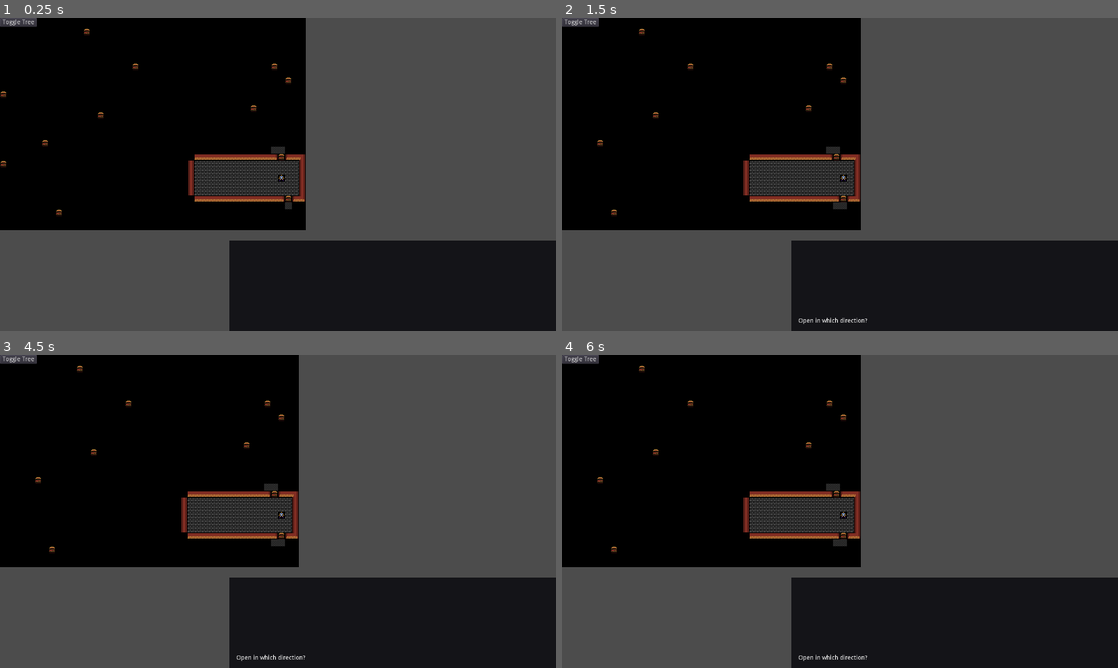
Above: before the commit, frames 1-4 (two rows, left to right).
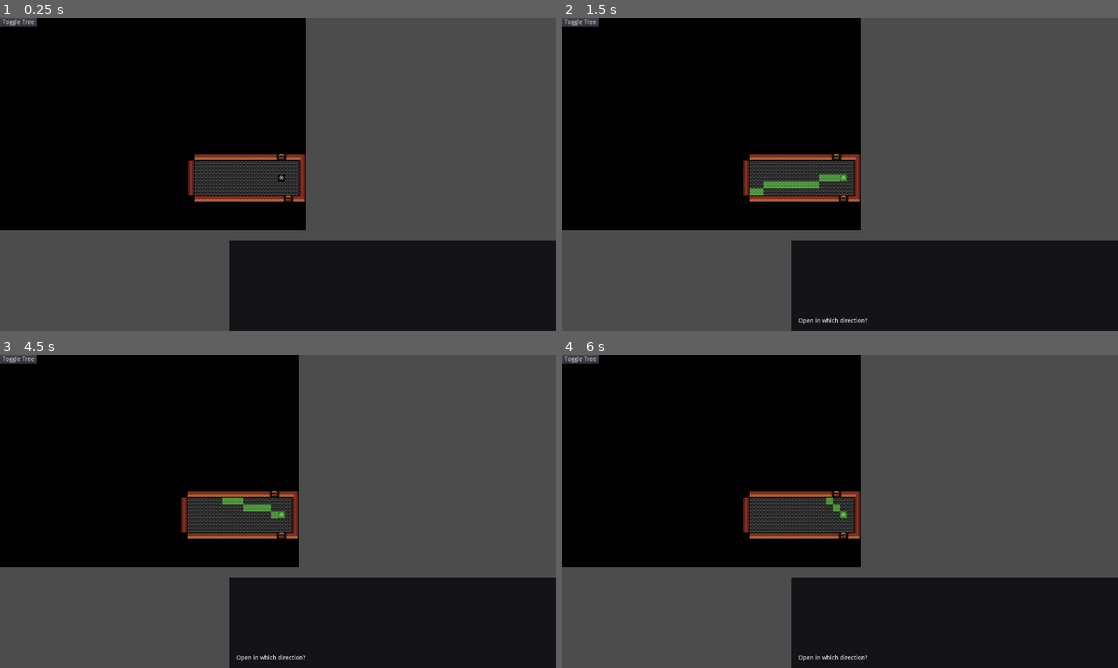
Above: after the commit, the same moments.

Repository: AveryBadstream/LoveableDungeon
Game: Godot game, scene res://Game.tscn
Two runs of this game, one before a commit and one after it. Both use one fixed random seed, a clock stepped at 60 frames per second and the inputs below.
Inputs (mouse positions are in pixels of both pictures, inside the frame that each line leads up to):
- Up to frame 1 (0.25 s): no input
- Up to frame 2 (1.5 s): tap Enter at 0.5 s; move the mouse to (962, 158) at 0.52 s; hold Right (move_right) 0.53-1.28 s; tap C (close) at 0.6 s; click (962, 158) at 0.67 s; tap Space at 1.25 s; move the mouse to (728, 190) at 1.27 s; hold Down (move_down) from 1.28 s (still down); tap O (open) at 1.35 s; click (728, 190) at 1.42 s
- Up to frame 3 (4.5 s): tap Enter at 2, 3.5 s; move the mouse to (333, 442) at 2.02 s; release Down (move_down) at 2.03 s; hold Right (move_right) 2.03-2.78 s; tap C (close) at 2.1, 3.6 s; click (333, 442) at 2.17 s; tap Space at 2.75, 4.25 s; move the mouse to (250, 574) at 2.77 s; hold Up (move_up) 2.78-3.53 s; tap O (open) at 2.85, 4.35 s; click (250, 574) at 2.92 s; move the mouse to (444, 558) at 3.52 s; hold Left (move_left) from 3.53 s (still down); click (444, 558) at 3.67 s; move the mouse to (111, 464) at 4.27 s; click (111, 464) at 4.42 s
- Up to frame 4 (6 s): move the mouse to (867, 511) at 5.02 s; release Left (move_left) at 5.03 s; hold Down (move_down) 5.03-5.78 s; tap C (close) at 5.1 s; click (867, 511) at 5.17 s; move the mouse to (756, 433) at 5.77 s; hold Right (move_right) from 5.78 s (still down); tap O (open) at 5.85 s; click (756, 433) at 5.92 s

The runs differ from the first frame. In frame 1, 0.2% of the frame differs, in the area x 0-53%, y 3-64%; in frame 2, 0.6%, in the area x 6-52%, y 3-64%; in frame 3, 0.4%; in frame 4, 0.3%.

Commit message:
More work on shadowcasting

Diff:
--- a/Game.gd
+++ b/Game.gd
@@ -6,8 +6,12 @@
 onready var DebugSeed = $DebugGui/Hider/Seed
 onready var Player = $GameWorld/LevelActors/Player
 onready var GameWorld = $GameWorld
+onready var TileHighlight = $GameWorld/TileHighlight
+onready var LineHighlight = $GameUI/LineHighlight
 export var random_seed: int
 export var use_seed: bool = false
+
+var highlight_lines = []
 
 var rng := RandomNumberGenerator.new()
 # Called when the node enters the scene tree for the first time.
@@ -23,6 +27,25 @@
 # Called every frame. 'delta' is the elapsed time since the previous frame.
 #func _process(delta):
 #	pass
+
+func _input(event):
+	if event is InputEventMouseButton:
+		if event.button_index == BUTTON_LEFT and event.pressed:
+			var tilepos = GameWorld.TMap.world_to_map(get_global_mouse_position())
+			if WRLD.world_dimensions and (
+					tilepos.x  < 0 or tilepos.x > WRLD.world_dimensions.x
+					or tilepos.y < 0 or tilepos.y > WRLD.world_dimensions.y):
+						return
+			var highlight = highlight_lines.pop_back()
+			while highlight:
+				LineHighlight.remove_child(highlight)
+				highlight.queue_free()
+				highlight = highlight_lines.pop_back()
+			for pos in TIL.get_bres_line(Player.game_position, tilepos, GameWorld.fov_block_map):
+				var new_tile = TileHighlight.duplicate()
+				new_tile.rect_position = pos * 16
+				LineHighlight.add_child(new_tile)
+				highlight_lines.append(new_tile)
 
 
 func _on_world_ready():
--- a/Game.tscn
+++ b/Game.tscn
@@ -198,14 +198,14 @@
 script = ExtResource( 13 )
 tile_type_map = [ 1, 2, 0, 3 ]
 
-[node name="LevelObjects" type="Node" parent="GameWorld"]
+[node name="LevelObjects" type="Node2D" parent="GameWorld"]
 
 [node name="PushableThing" parent="GameWorld/LevelObjects" instance=ExtResource( 12 )]
-position = Vector2( 144, 112 )
+position = Vector2( 176, 112 )
 z_as_relative = false
 centered = false
 
-[node name="LevelActors" type="Node" parent="GameWorld"]
+[node name="LevelActors" type="Node2D" parent="GameWorld"]
 
 [node name="Player" type="Sprite" parent="GameWorld/LevelActors"]
 texture = ExtResource( 4 )
@@ -258,6 +258,14 @@
 "_edit_use_anchors_": false
 }
 
+[node name="TileHighlight" type="ColorRect" parent="GameWorld"]
+margin_right = 16.0
+margin_bottom = 16.0
+color = Color( 0.427451, 1, 0.290196, 0.490196 )
+__meta__ = {
+"_edit_use_anchors_": false
+}
+
 [node name="CanvasLayer" type="CanvasLayer" parent="."]
 
 [node name="ColorRect" type="ColorRect" parent="CanvasLayer"]
@@ -315,6 +323,10 @@
 margin_right = 726.0
 margin_bottom = 176.0
 
+[node name="GameUI" type="Node2D" parent="."]
+
+[node name="LineHighlight" type="Node2D" parent="GameUI"]
+
 [connection signal="action_complete" from="GameWorld" to="." method="_on_action_complete"]
 [connection signal="action_failed" from="GameWorld" to="." method="_on_action_failed"]
 [connection signal="action_impossible" from="GameWorld" to="." method="_on_action_impossible"]
--- a/GameObject.gd
+++ b/GameObject.gd
@@ -2,13 +2,17 @@
 
 class_name GameObject
 
-signal  actor_did_action(actor, object, action_type, success)
+signal actor_did_action(actor, object, action_type, success)
 
 export(ACT.Type) var default_action := ACT.Type.Move
 export var display_name := "ERROR"
 export var is_walkable := false
 export var is_flyable := false
 export var is_phaseable := false
+export(bool) var blocks_vision setget set_blocks_vision, get_blocks_vision
+export var mimics_tile := false
+
+var _blocks_vision = false
 export(Array, ACT.Type) var supported_actions
 # Declare member variables here. Examples:
 # var a = 2
@@ -32,10 +36,20 @@
 	pass # Replace with function body.
 
 func set_game_position(new_position: Vector2):
+	var old_position = get_game_position()
 	self.position = new_position * 16
-
+	if self.blocks_vision:
+		EVNT.emit_signal("update_object_vision_block", self, old_position, get_game_position(), true)
 func get_game_position() -> Vector2:
 	return self.position / 16
+
+func set_blocks_vision(should_block):
+	if _blocks_vision != should_block:
+		EVNT.emit_signal("update_object_vision_block", self, null, self.get_game_position(), should_block)
+		_blocks_vision = should_block
+
+func get_blocks_vision():
+	return _blocks_vision
 
 func check_adjacent(object):
 	return (self.game_position - object.game_position).length() == 1
--- a/GameWorld.gd
+++ b/GameWorld.gd
@@ -15,9 +15,12 @@
 onready var Unexplored = $Unexplored
 var LevelGenerator = load("res://map/Generators/basic_levelgen.tres")
 
+var last_visiblilty_rect = Rect2(0,0,0,0)
+
 const FOV = preload("res://constants/FOVRPAS.gd")
 const Door = preload("res://objects/Door.tscn")
 var fov_block_map
+var pending_block_map_updates = []
 # Declare member variables here. Examples:
 # var a = 2
 # var b = "text"
@@ -38,6 +41,7 @@
 	LevelGenerator.connect("player_start_position", self, "_on_player_start_position")
 	LevelGenerator.connect("export_generator_config", WRLD, "_on_export_generator_config")
 	TMap.connect("tiles_ready", self, "_on_tiles_ready")
+	EVNT.subscribe("update_object_vision_block", self, "_on_update_object_vision_block")
 
 # Called every frame. 'delta' is the elapsed time since the previous frame.
 #func _process(delta):
@@ -69,10 +73,23 @@
 		emit_signal("action_failed", actor, null, null)
 	actor_do_action_to(actor, target_thing.default_action if action == ACT.Type.None else action, target_thing)
 
+func _on_update_object_vision_block(actor, old_pos, new_pos, should_block):
+	var should_update_fov = false
+	if fov_block_map:
+		if old_pos and should_block:
+			fov_block_map[old_pos.x][old_pos.y] = 0
+			should_update_fov = last_visiblilty_rect.has_point(old_pos)
+		fov_block_map[new_pos.x][new_pos.y] = 1 if should_block else 0
+		if should_update_fov or last_visiblilty_rect.has_point(new_pos):
+			update_fov(Player.game_position)
+	else:
+		pending_block_map_updates.append([actor, old_pos, new_pos, should_block])
+
 func _on_place_door(position):
 	var new_door = Door.instance()
 	new_door.game_position = position
 	LevelObjects.add_child(new_door)
+	pending_block_map_updates.append([new_door, null, new_door.game_position, true])
 
 func object_at_position(position):
 	for object in LevelObjects.get_children():
@@ -102,13 +119,26 @@
 		for y in range(WRLD.world_dimensions.y):
 			FogOfWar.set_cell(x, y, 0)
 			Unexplored.set_cell(x, y, 0)
+	for block_map_update in pending_block_map_updates:
+		_on_update_object_vision_block(block_map_update[0], block_map_update[1], block_map_update[2], block_map_update[3])
+	pending_block_map_updates = []
 	emit_signal("world_ready")
 
 func update_fov(from_position):
+	var min_x = INF
+	var min_y = INF
+	var max_x = 0
+	var max_y = 0
 	for x in range(WRLD.world_dimensions.x):
 		for y in range(WRLD.world_dimensions.y):
 			FogOfWar.set_cell(x, y, 0)
 	var cells = FOV.calc_visible_cells_from(from_position.x, from_position.y, WRLD.SIGHT_RANGE, fov_block_map)
 	for cell in cells:
+		min_x = min(cell.x, min_x)
+		min_y = min(cell.y, min_y)
+		max_x = max(cell.x, max_x)
+		max_y = max(cell.y, max_y)
 		FogOfWar.set_cellv(cell, -1)
 		Unexplored.set_cellv(cell, -1)
+	last_visiblilty_rect.position = Vector2(min_x, min_y)
+	last_visiblilty_rect.end = Vector2(max_x + 1, max_y + 1)
--- /dev/null
+++ b/constants/Events.gd
@@ -0,0 +1,18 @@
+extends Node
+
+
+# Declare member variables here. Examples:
+# var a = 2
+# var b = "text"
+signal update_object_vision_block(actor, old_pos, new_pos, should_block)
+
+# Called when the node enters the scene tree for the first time.
+func _ready():
+	pass # Replace with function body.
+
+func subscribe(signal_name, target, target_method):
+	connect(signal_name, target, target_method)
+
+# Called every frame. 'delta' is the elapsed time since the previous frame.
+#func _process(delta):
+#	pass
--- a/constants/FOVRPAS.gd
+++ b/constants/FOVRPAS.gd
@@ -177,3 +177,35 @@
 		return true
 
 	return false
+
+#LOS code lifted from https://github.com/luctius/heresyrl/blob/master/src/fov/rpsc_fov.c
+static func calc_los_tiles(tiles, from, to):
+	var max_x = tiles.size()
+	var max_y = tiles[0].tiles.size()
+	var mod_x = 1
+	var mod_y = 1
+	var los_tiles = []
+	if to.x < 0 or to.y < 0 or to.x > max_x or to.y > max_y:
+		return los_tiles
+	var delta = (from - to)
+	var delta_abs = delta.abs()
+	var flip = delta_abs.x >= delta_abs.y
+	if from.x + (delta.x * -1) == to.x:
+		mod_x = -1
+	if from.y + (delta.y * -1) == to.y:
+		mod_y = -1
+	var obstacles = 0
+	var max_obstacles = max(abs(from.x - to.x), abs(from.y - to.y)) * 3
+	var blocked_list = []
+	var cell_dst
+	var row_dst
+	if flip:
+		cell_dst = delta_abs.y
+		row_dst = delta_abs.x
+	else:
+		cell_dst = delta_abs.x
+		row_dst = delta_abs.y
+	var angle_allocation = 1.0 / float(row_dst + 1)
+	var target_angle = CellAngles.new((float(cell_dst) * angle_allocation),
+			(float(cell_dst + .5) * angle_allocation),
+			(float(cell_dst + 1) * angle_allocation))
--- a/constants/Tile.gd
+++ b/constants/Tile.gd
@@ -19,3 +19,53 @@
 # Called every frame. 'delta' is the elapsed time since the previous frame.
 #func _process(delta):
 #	pass
+func is_line_obstructed(from, to, tiles) -> bool:
+	var dx = abs(to.x - from.x)
+	var sx = 1 if from.x < to.x else -1
+	var dy = -abs(to.y - from.y)
+	var sy = 1 if from.y < to.y else -1
+	var err = dx+dy
+	var e2
+	var walker = Vector2(from.x, from.y)
+	var max_x = tiles.size()
+	var max_y = tiles[0].size()
+
+	while walker != to:
+		if walker.x > max_x or walker.y > max_y or tiles[walker.x][walker.y]:
+			return true
+			e2 = 2*err
+			if e2 >= dy:
+				err += dy
+				walker.x += sx
+			if e2 <= dx:
+				err += dx
+				walker.x += sy
+	return false
+
+func get_bres_line(from, to, check_tilemap = null) -> Array:
+	var dx = abs(to.x - from.x)
+	var sx = 1 if from.x < to.x else -1
+	var dy = -abs(to.y - from.y)
+	var sy = 1 if from.y < to.y else -1
+	var err = dx+dy
+	var e2
+	var walker = Vector2(from.x, from.y)
+	var tiles_in_line = [Vector2(from.x, from.y)]
+	var max_x
+	var max_y
+	if check_tilemap:
+		max_x = check_tilemap.size()
+		max_y = check_tilemap[0].size()
+
+	while walker != to:
+			e2 = 2*err
+			if e2 >= dy:
+				err += dy
+				walker.x += sx
+			if e2 <= dx:
+				err += dx
+				walker.y += sy
+			if check_tilemap and (walker.x < 0 or walker.y < 0 or walker.x > max_x or walker.y > max_y or check_tilemap[walker.x][walker.y]):
+				break
+			tiles_in_line.append(Vector2(walker.x, walker.y))
+	return tiles_in_line
--- a/objects/Door.gd
+++ b/objects/Door.gd
@@ -26,12 +26,14 @@
 	frame = 1
 	default_action = ACT.Type.Move
 	is_walkable = true
+	self.set_blocks_vision(false)
 
 func _actor_do_Close(actor):
 	opened = false
 	frame = 0
 	default_action = ACT.Type.Open
 	is_walkable = false
+	self.set_blocks_vision(true)
 # Called every frame. 'delta' is the elapsed time since the previous frame.
 #func _process(delta):
 #	pass
--- a/objects/Door.tscn
+++ b/objects/Door.tscn
@@ -13,4 +13,6 @@
 default_action = 2
 display_name = "Door"
 is_phaseable = true
+blocks_vision = true
+mimics_tile = true
 supported_actions = [ 2, 3 ]
--- a/objects/PushableThing.gd
+++ b/objects/PushableThing.gd
@@ -16,7 +16,7 @@
 	return false
 
 func _actor_do_Push(actor):
-	self.game_position = self.game_position  - (actor.game_position - self.game_position)
+	.set_game_position(self.get_game_position() - (actor.game_position - self.get_game_position()))
 # Called every frame. 'delta' is the elapsed time since the previous frame.
 #func _process(delta):
 #	pass
--- a/objects/PushableThing.tscn
+++ b/objects/PushableThing.tscn
@@ -10,3 +10,5 @@
 script = ExtResource( 1 )
 default_action = 4
 display_name = "Thing"
+blocks_vision = true
+supported_actions = [ 4 ]
--- a/project.godot
+++ b/project.godot
@@ -42,6 +42,7 @@
 MSG="*res://constants/Messages.gd"
 TIL="*res://constants/Tile.gd"
 WRLD="*res://constants/World.gd"
+EVNT="*res://constants/Events.gd"
 
 [display]
 
